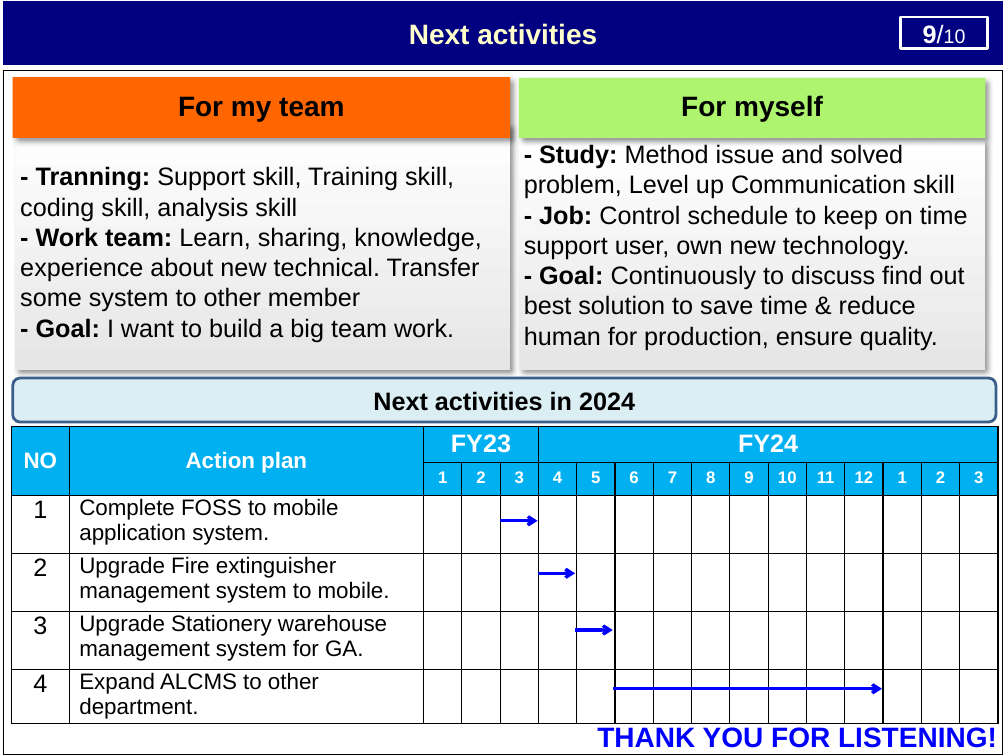
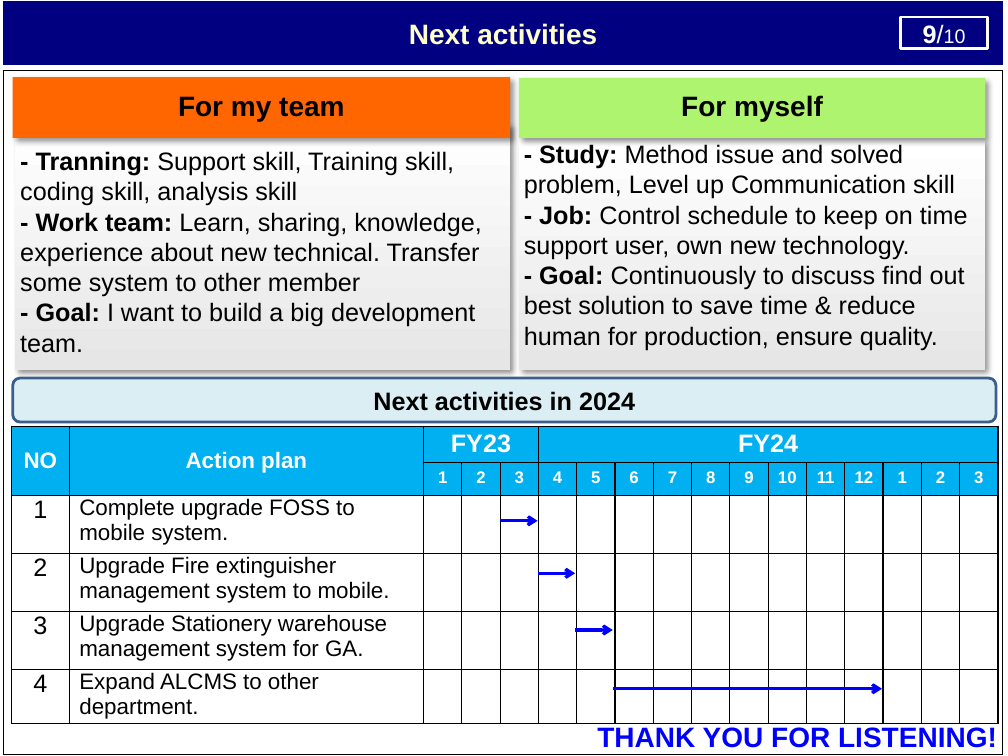
Before and after one commit to thietbicongnghevietnam/ReportPSNV, a slide deck: slide 10 of Report_test.pptx. Drawn at 1008x756 pixels with LibreOffice and Linux fonts; fonts in the diff are those of the drawing. Boxes give left, top, right and bottom in pixels: in the first picture for what was removed or moved away, otherwise in the second. Text is boxed around its words. In the diff, an @@ line names an element or a change of style, - is before the commit and + after.

```diff
--- a/Report_test.pptx
+++ b/Report_test.pptx
@@ text in rectangle at (x1=20, y1=302, x2=475, y2=353): text changed @@
-- Goal: I want to build a big team work.
+- Goal: I want to build a big development team.
@@ table at (x1=11, y1=426, x2=997, y2=723) @@
-row 3, column 2: Complete FOSS to mobile application system.
+row 3, column 2: Complete upgrade FOSS to mobile system.
```
Also in this commit, not shown: 2 other slides changed, 1 other file.
